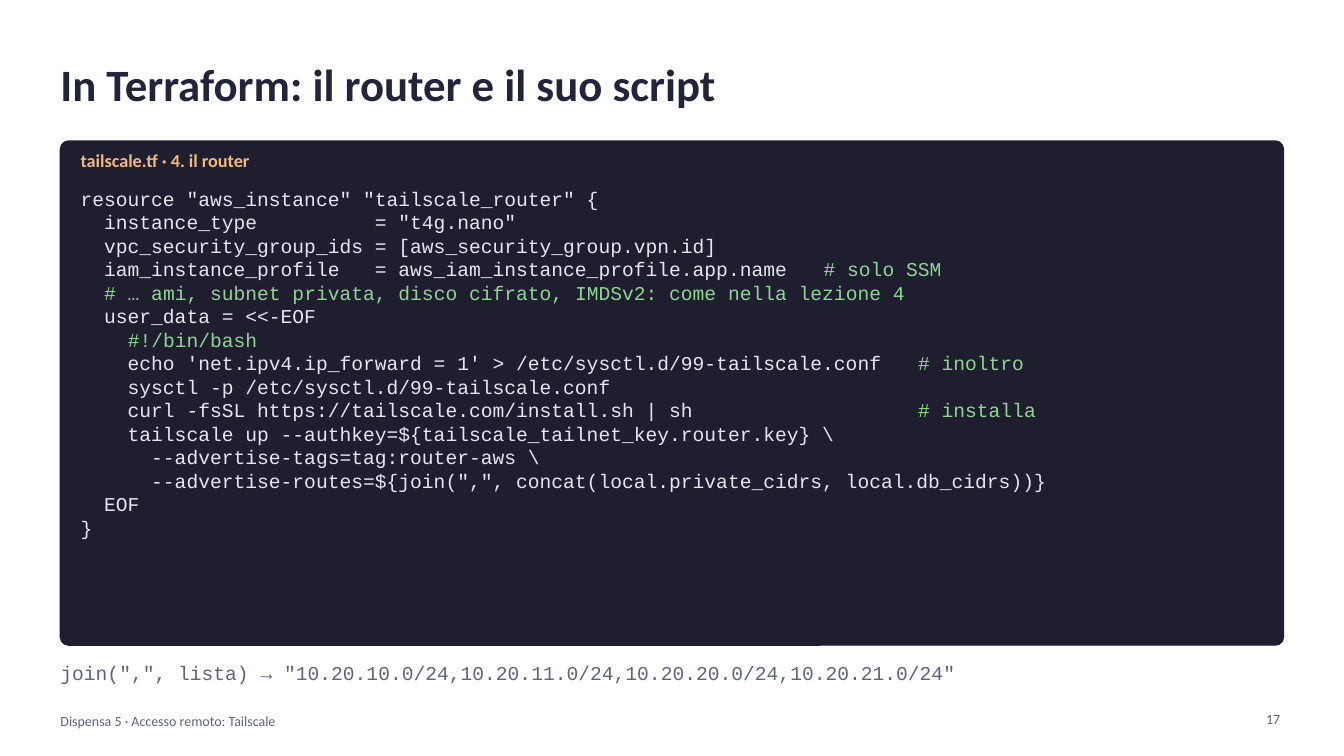
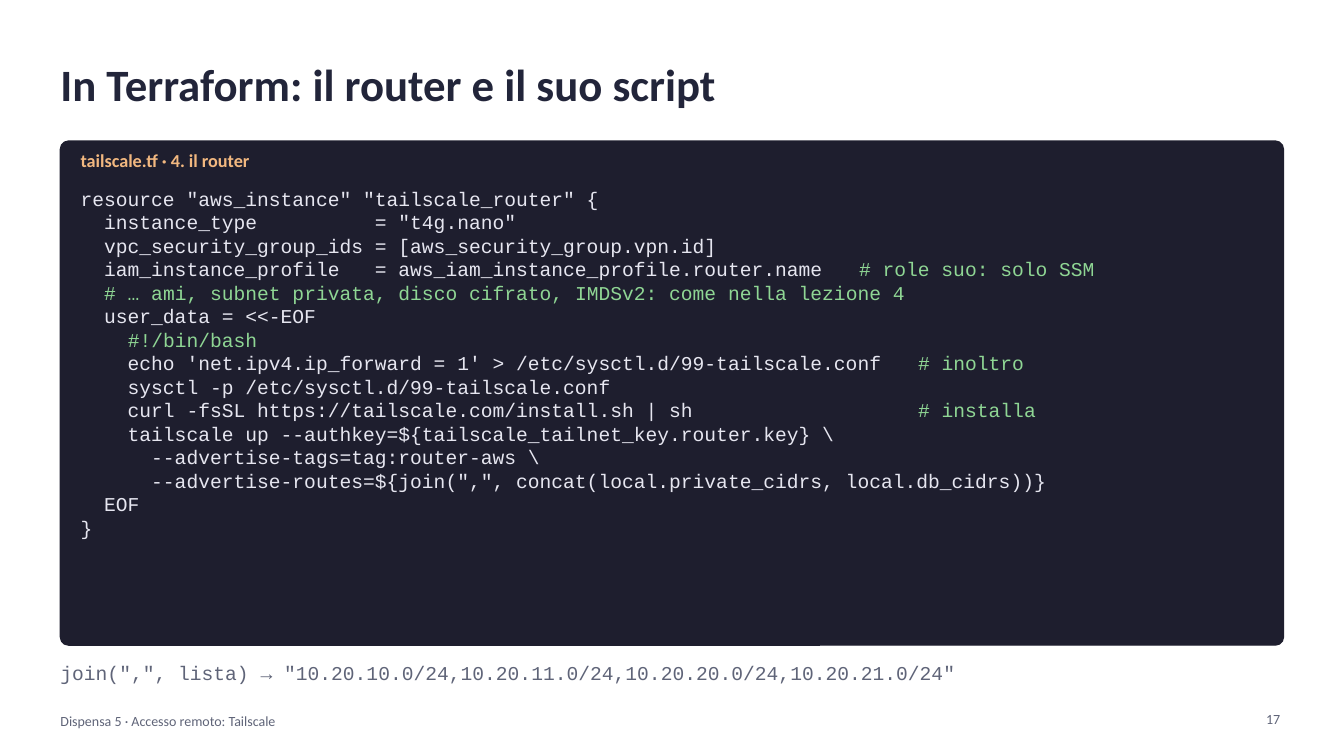
Before and after one commit to cereZ23/aws, a slide deck: slide 17 of slide/slide-5-tailscale.pptx. Drawn at 1344x756 pixels with LibreOffice and Linux fonts; fonts in the diff are those of the drawing. Boxes give left, top, right and bottom in pixels: in the first picture for what was removed or moved away, otherwise in the second. Text is boxed around its words. In the diff, an @@ line names an element or a change of style, - is before the commit and + after.

Commit message:
Lezione 8: deploy end-to-end (dispensa e slide); router Tailscale con role proprio; nota sulla chiave del router

```diff
--- a/slide/slide-5-tailscale.pptx
+++ b/slide/slide-5-tailscale.pptx
@@ text at [104,262,1094,280]: text changed @@
-iam_instance_profile = aws_iam_instance_profile.app.name # solo SSM
+iam_instance_profile = aws_iam_instance_profile.router.name # role suo: solo SSM
```
Also in this commit, not shown: 1 other slide changed, 5 other files.
